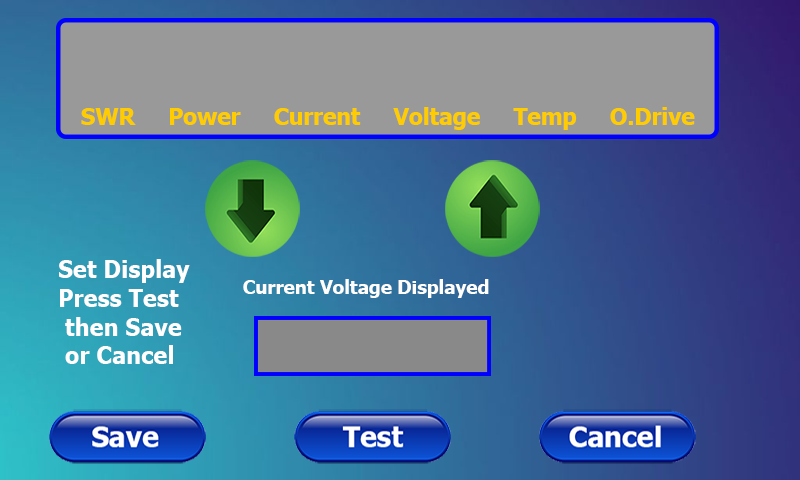
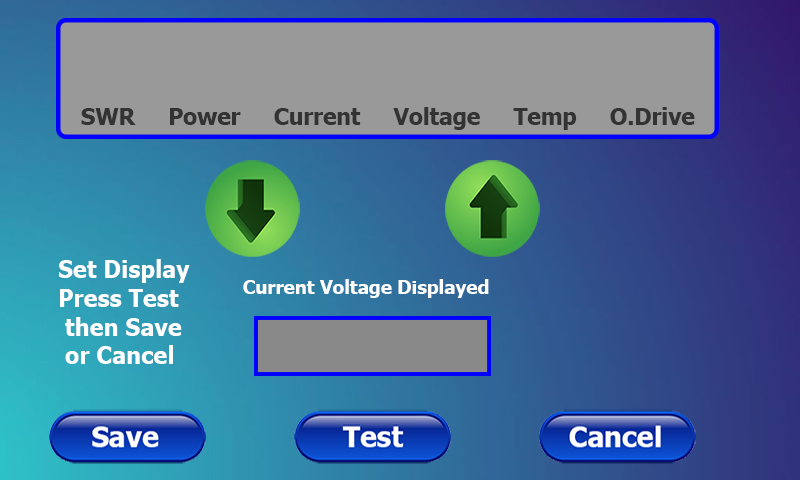
Before/after of a 800px x 480px layered artwork. What changed in the layer stack:
painted on "SWR Power Current Voltage Temp O.Drive" (1st of 2) over [81, 107, 695, 130]